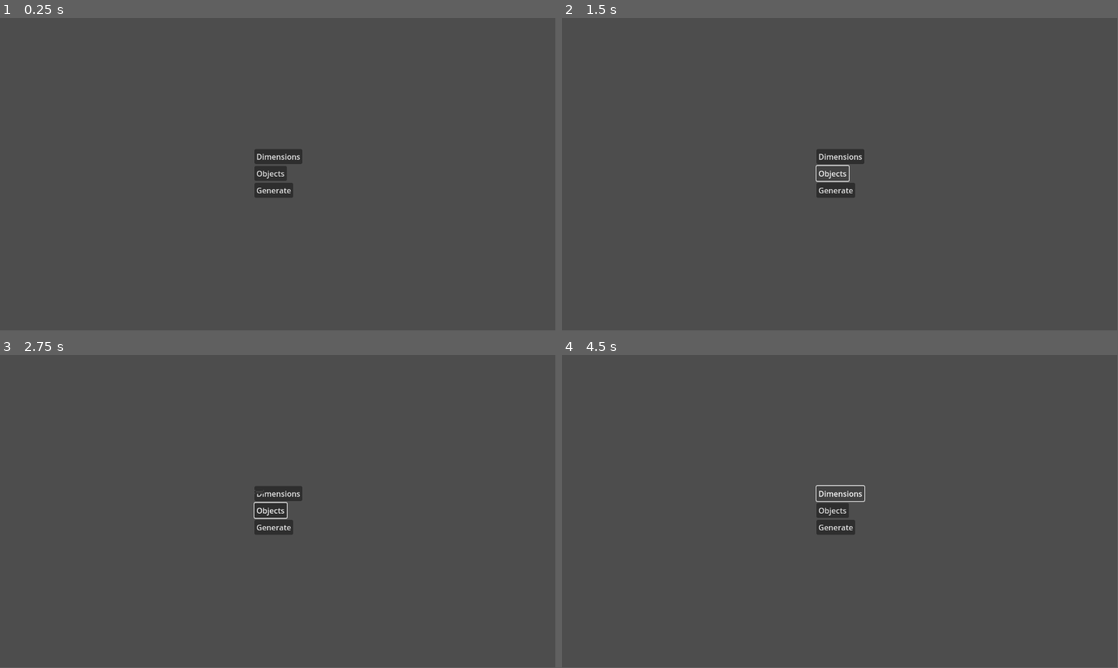
Above: before the commit, frames 1-4 (two rows, left to right).
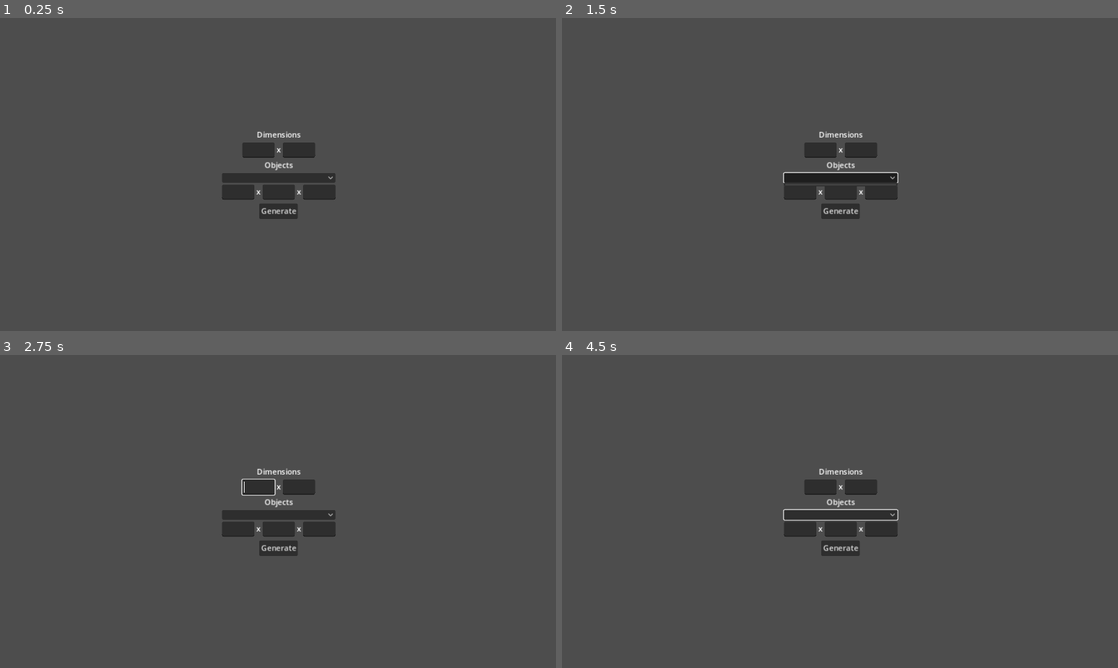
Above: after the commit, the same moments.

Repository: swagvillain/cpsc300proj
Game: Godot game, scene res://ui.tscn
Same seed, same stepped clock (60 frames per second), same inputs: the game is played once before the commit and once after it. Before the commit the project has no main scene; this scene is started directly in both runs.
Inputs (mouse positions are in pixels of both pictures, inside the frame that each line leads up to):
- Up to frame 1 (0.25 s): no input
- Up to frame 2 (1.5 s): click (840, 155) at 0.5 s, where only the run before the commit has a clickable "Dimensions"; click (840, 177) at 1.27 s
- Up to frame 3 (2.75 s): click (255, 486) at 2.02 s
- Up to frame 4 (4.5 s): click "Generate" at 2.75 s; click (834, 511) at 3.5 s, where only the run before the commit has a clickable "Objects"; click (840, 492) at 4.25 s, where only the run before the commit has a clickable "Dimensions"
In our replay, the window is 799x449 before the commit and 800x450 after it. These sizes can differ from the game's own. Grey fills any space a smaller window leaves; there, only what the larger window draws over its background counts as a difference.

The runs differ from the first frame. In frame 1, 2.4% of the frame differs, in the area x 39-61%, y 36-65%; in frame 2, 2.5%; in frame 3, 2.4%; in frame 4, 2.4%.

Commit message:
general ui layout. scale is very bad

Diff:
--- a/src/godot/cpsc300_projectv1/project.godot
+++ b/src/godot/cpsc300_projectv1/project.godot
@@ -11,8 +11,13 @@
 [application]
 
 config/name="CPSC300_projectV1"
+run/main_scene="res://ui.tscn"
 config/features=PackedStringArray("4.3", "Forward Plus")
 config/icon="res://icon.svg"
+
+[display]
+
+window/stretch/mode="canvas_items"
 
 [dotnet]
 
--- a/src/godot/cpsc300_projectv1/ui.tscn
+++ b/src/godot/cpsc300_projectv1/ui.tscn
@@ -21,29 +21,65 @@
 grow_horizontal = 2
 grow_vertical = 2
 
-[node name="VBoxContainer" type="VBoxContainer" parent="MarginContainer"]
+[node name="Menu_Vertical" type="VBoxContainer" parent="MarginContainer"]
 layout_mode = 2
 size_flags_horizontal = 4
 size_flags_vertical = 4
 
-[node name="Dimensions" type="Button" parent="MarginContainer/VBoxContainer"]
+[node name="Dimensions" type="Label" parent="MarginContainer/Menu_Vertical"]
 layout_mode = 2
-size_flags_horizontal = 0
+size_flags_horizontal = 4
 text = "Dimensions
 "
 
-[node name="MenuButton" type="MenuButton" parent="MarginContainer/VBoxContainer/Dimensions"]
-layout_mode = 0
-offset_right = 8.0
-offset_bottom = 8.0
+[node name="Room Dimensions" type="HBoxContainer" parent="MarginContainer/Menu_Vertical"]
+layout_mode = 2
+size_flags_horizontal = 4
 
-[node name="Objects" type="Button" parent="MarginContainer/VBoxContainer"]
+[node name="room x" type="LineEdit" parent="MarginContainer/Menu_Vertical/Room Dimensions"]
 layout_mode = 2
-size_flags_horizontal = 0
+
+[node name="room_by" type="Label" parent="MarginContainer/Menu_Vertical/Room Dimensions"]
+layout_mode = 2
+text = "x"
+
+[node name="room y" type="LineEdit" parent="MarginContainer/Menu_Vertical/Room Dimensions"]
+layout_mode = 2
+
+[node name="Objects" type="Label" parent="MarginContainer/Menu_Vertical"]
+layout_mode = 2
+size_flags_horizontal = 4
 text = "Objects
 "
 
-[node name="Generate" type="Button" parent="MarginContainer/VBoxContainer"]
+[node name="OptionButton" type="OptionButton" parent="MarginContainer/Menu_Vertical"]
 layout_mode = 2
-size_flags_horizontal = 0
+
+[node name="HBoxContainer" type="HBoxContainer" parent="MarginContainer/Menu_Vertical"]
+layout_mode = 2
+size_flags_horizontal = 4
+
+[node name="objectx" type="LineEdit" parent="MarginContainer/Menu_Vertical/HBoxContainer"]
+layout_mode = 2
+
+[node name="objectby1" type="Label" parent="MarginContainer/Menu_Vertical/HBoxContainer"]
+layout_mode = 2
+text = "x"
+
+[node name="objecty" type="LineEdit" parent="MarginContainer/Menu_Vertical/HBoxContainer"]
+layout_mode = 2
+
+[node name="objectby2" type="Label" parent="MarginContainer/Menu_Vertical/HBoxContainer"]
+layout_mode = 2
+text = "x"
+
+[node name="objectz" type="LineEdit" parent="MarginContainer/Menu_Vertical/HBoxContainer"]
+layout_mode = 2
+
+[node name="ItemList" type="ItemList" parent="MarginContainer/Menu_Vertical"]
+layout_mode = 2
+
+[node name="Generate" type="Button" parent="MarginContainer/Menu_Vertical"]
+layout_mode = 2
+size_flags_horizontal = 4
 text = "Generate"
